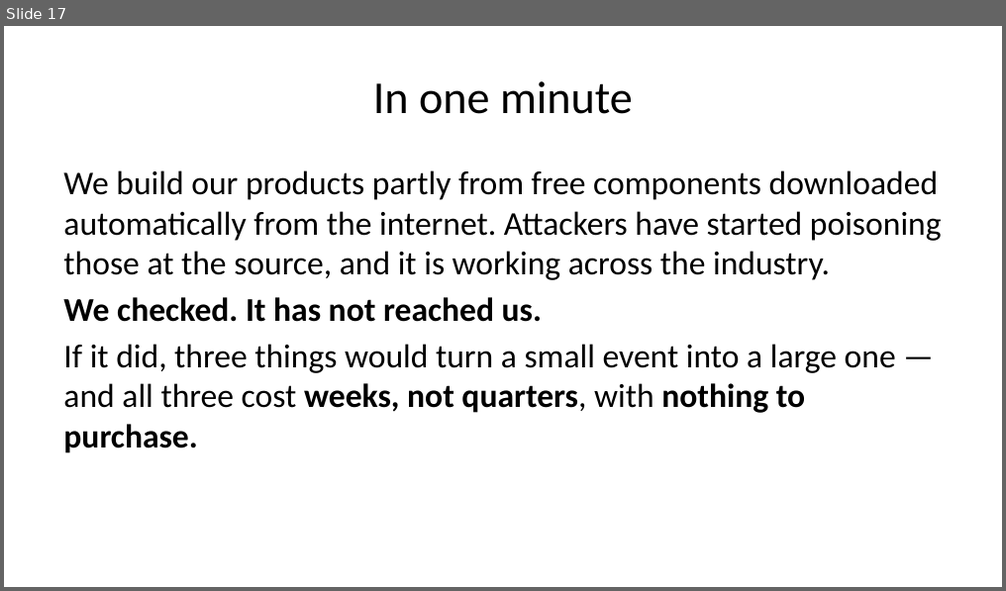
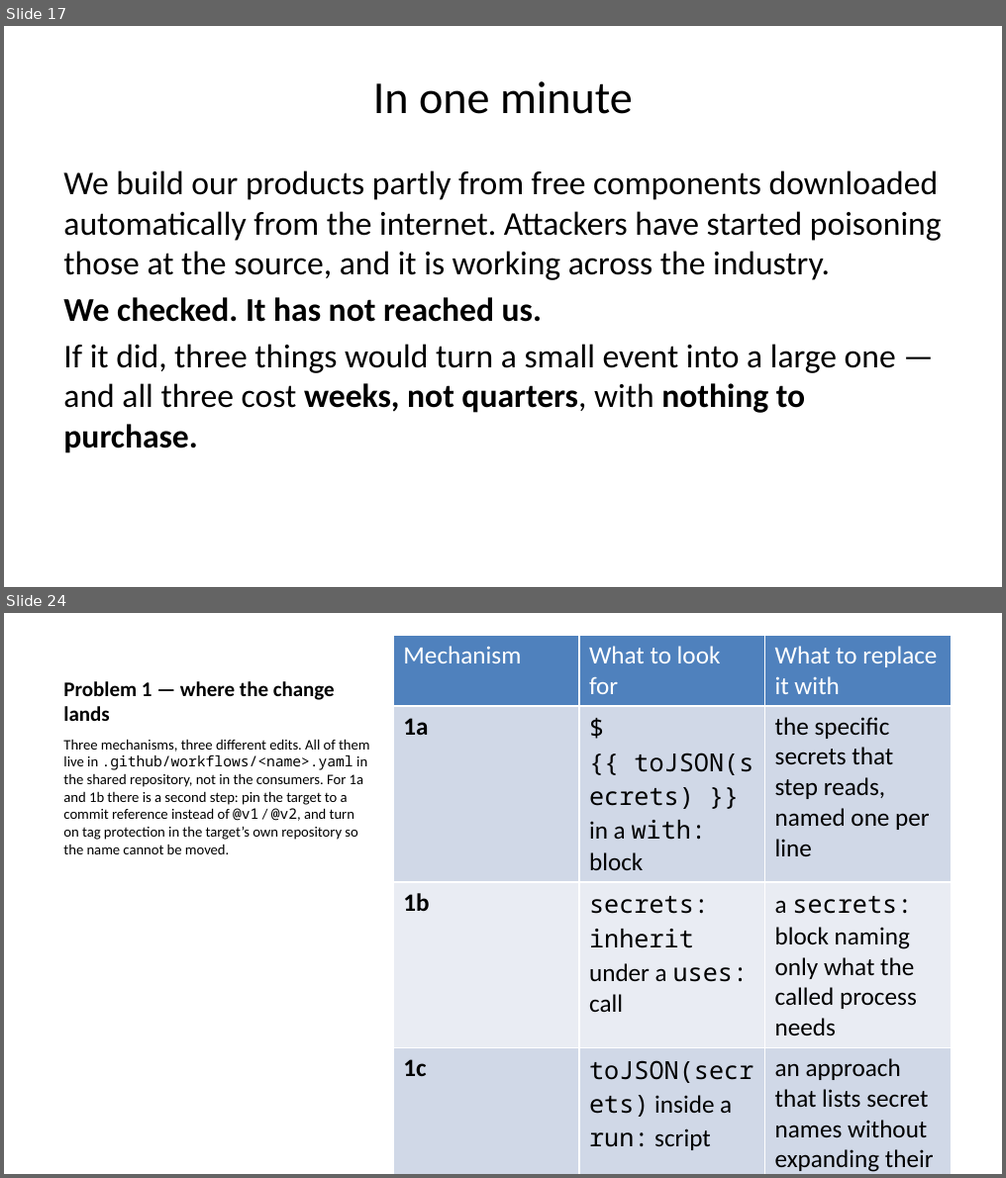
Before and after one commit to sealmindset/auditgithub, a slide deck: docs/playbooks/npm-supply-chain-exposure-slides.pptx. Shown one above the other, each under a label of ours: slide 17 before the commit, slides 17 and 24 after it; the slides between them are not shown. The pictures are 1006x591 and 1006x1178 pixels, drawn with LibreOffice and Linux fonts; fonts in the diff are those of the drawing. Boxes give left, top, right and bottom in pixels: in the first picture for what was removed or moved away, otherwise in the second. Text is boxed around its words. In the diff, an @@ line names an element or a change of style, - is before the commit and + after.

```diff
--- a/docs/playbooks/npm-supply-chain-exposure-slides.pptx
+++ b/docs/playbooks/npm-supply-chain-exposure-slides.pptx
@@ slide 24 added at <box>4,613,1002,1174</box>, background #FFFFFF @@
@@ table added at <box>393,635,950,1174</box>, 4 rows, 3 columns @@
+Mechanism | What to look for | What to replace it with
+1a | ${{ toJSON(secrets) }} in a with: block | the specific secrets that step reads, named one per line
+1b | secrets: inherit under a uses: call | a secrets: block naming only what the called process needs
+1c | toJSON(secrets) inside a run: script | an approach that lists secret names without expanding their values
@@ title added at <box>63,681,335,721</box>, 15 pt, text #000000, bold @@
+Problem 1 — where the change lands
@@ text added at <box>63,739,370,855</box>, 10.5 pt, text #000000 @@
+Three mechanisms, three different edits. All of them live in .github/workflows/<name>.yaml in the shared repository, not in the consumers. For 1a and 1b there is a second step: pin the target to a commit reference instead of @v1 / @v2, and turn on tag protection in the target’s own repository so the name cannot be moved.
```
Also in this commit, not shown: 2 slides changed, 23 other slides added, 11 other files.
